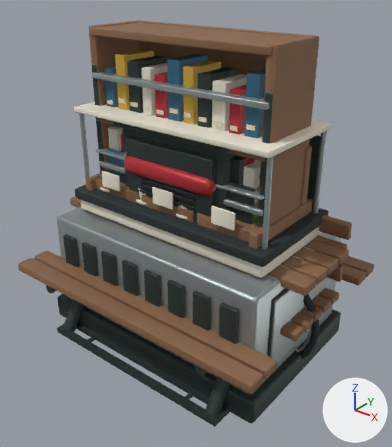
What one commit did to the glTF model dist/street-props.glb.
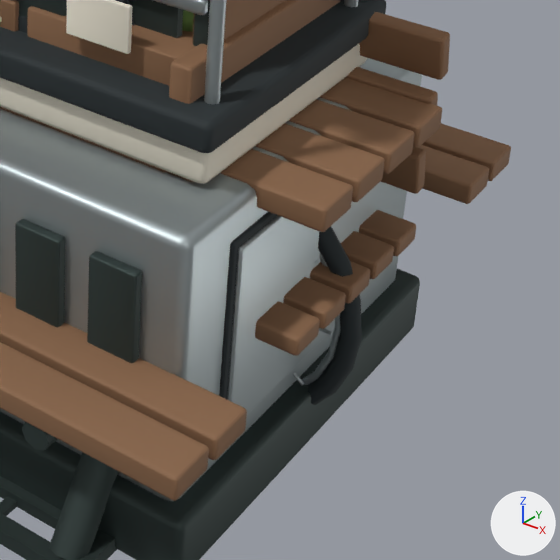
The first picture shows the older version from a camera (50 mm lens) standing at (1.95, -2.44, 2.28) and looking at (0.03, -0.04, 0.8). The close-ups show the older and then the newer version on the part from 48% to 100% of the width and 47% to 93% of the height of that picture. Only the edits that show in the close-ups are written down. The lights are fixed; the arrows at lower right show +X, +Y and +Z. Where no turn or scale is listed for an object, it has been applied to the vertices.

Script lines for the objects in view, before the commit:
```python
me_cone_068 = bpy.data.meshes.new('Cone.068')
me_cone_068.from_pydata(...)  # 584 vertices, 1124 faces; spans x -0.43..1.23, y -0.54..0.54, z -0.81..0.03
me_cone_068.materials.append(mat_prop_iron)  # dark grey #3c4846
me_cube_086 = bpy.data.meshes.new('Cube.086')
me_cube_086.from_pydata(...)  # 720 vertices, 1384 faces; spans x -1.58..0.01, y -0.5..0.5, z -0.33..0.41
me_cube_086.materials.append(mat_prop_zinc)  # grey #a6afb1
me_cube_265 = bpy.data.meshes.new('Cube.265')
me_cube_265.from_pydata(...)  # 424 vertices, 832 faces; spans x -0.74..1.1, y -0.24..0.24, z -0.95..0.11
me_cube_265.materials.append(mat_prop_recess)  # black #222b2e
ob_prop_bicycle__prop_recess = bpy.data.objects.new('Prop_bicycle__Prop_Recess', me_cube_265)
ob_prop_bicycle__prop_recess.location = (-0.18, 0.0, 0.95)
ob_prop_hvac__prop_iron = bpy.data.objects.new('Prop_hvac__Prop_Iron', me_cone_068)
ob_prop_hvac__prop_iron.location = (-0.4, 0.0, 0.805)
ob_prop_hvac__prop_zinc = bpy.data.objects.new('Prop_hvac__Prop_Zinc', me_cube_086)
ob_prop_hvac__prop_zinc.location = (0.798, 0.0, 0.47)
# also in view: 'Prop_bicycle__Prop_Zinc' at (0.0, 0.0, 0.55); 'Prop_picnic__Prop_Cedar' at (0.0, 0.0, 0.61); 'Prop_bench__Prop_Cedar' at (0.0, 0.03, 0.69); 'Prop_picnic__Prop_Iron' at (0.0, 0.0, 0.38); 'Prop_bakerycase__Prop_Zinc' at (0.0, 0.0, 1.15)
```
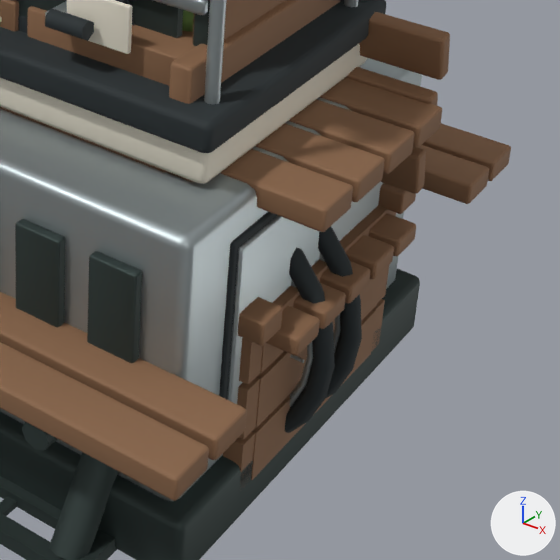
Location of each change, (x1, y1, x2, y2) in pixels of the close-ups (560 x 560 px):
'Prop_timberplanter__Prop_Cedar', added (brown): after (222, 183, 416, 491)
'Prop_parkedbike__Prop_Recess', added (mostly hidden): after (45, 8, 335, 433)
'Prop_parkedbike__Prop_Zinc', added (mostly hidden): after (45, 1, 313, 407)

Diff of the bpy script that builds the scene:
```diff
--- a/dist/street-props.glb.py
+++ b/dist/street-props.glb.py
@@ me_torus_006 @@
+me_torus_006.from_pydata(...)  # 913 vertices, 1708 faces; spans x -0.29..1.45, y -0.22..0.24, z -0.34..0.75
+me_torus_006.materials.append(mat_prop_zinc)  # grey #a6afb1
@@ me_cube_388 @@
+me_cube_388.from_pydata(...)  # 208 vertices, 360 faces; spans x -0.86..0.86, y -0.63..0.05, z -0.06..0.39
+me_cube_388.materials.append(mat_prop_cedar)  # brown #896548
@@ ob_prop_parkedbike__prop_zinc @@
+ob_prop_parkedbike__prop_zinc = bpy.data.objects.new('Prop_parkedbike__Prop_Zinc', me_torus_006)
+ob_prop_parkedbike__prop_zinc.location = (-0.58, -0.12, 0.335)
@@ ob_prop_parkedbike__prop_recess @@
+ob_prop_parkedbike__prop_recess = bpy.data.objects.new('Prop_parkedbike__Prop_Recess', me_cube_265.copy())  # the mesh of ob_prop_bicycle__prop_recess
+ob_prop_parkedbike__prop_recess.location = (-0.18, -0.12, 0.95)
@@ ob_prop_timberplanter__prop_cedar @@
+ob_prop_timberplanter__prop_cedar = bpy.data.objects.new('Prop_timberplanter__Prop_Cedar', me_cube_388)
+ob_prop_timberplanter__prop_cedar.location = (0.0, 0.29, 0.15)
```
